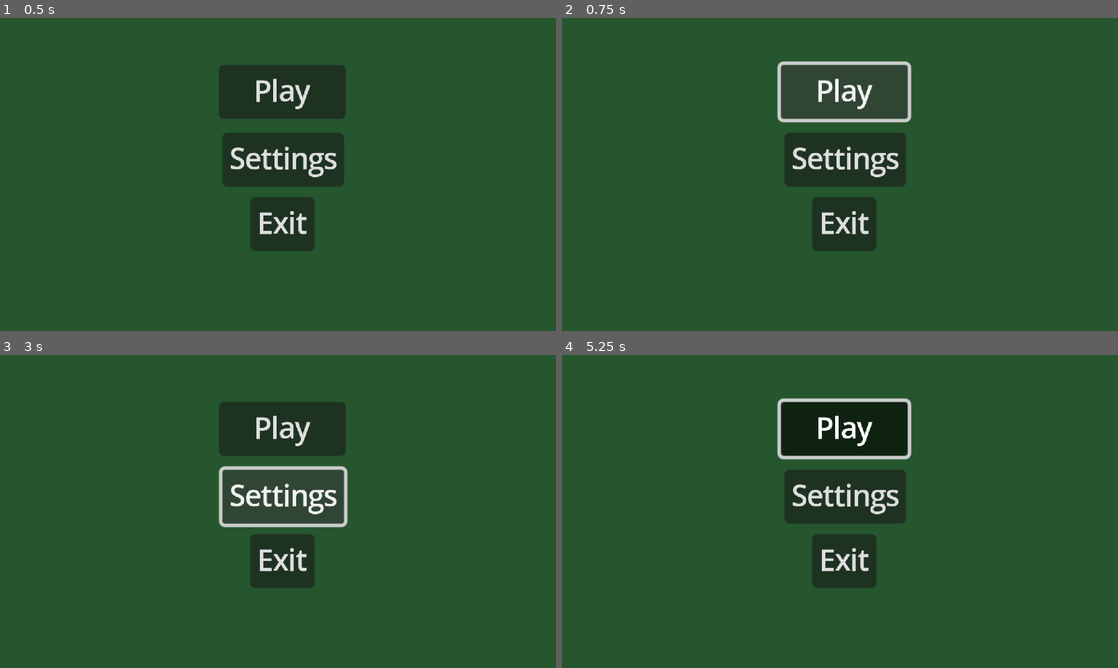
Above: before the commit, frames 1-4 (two rows, left to right).
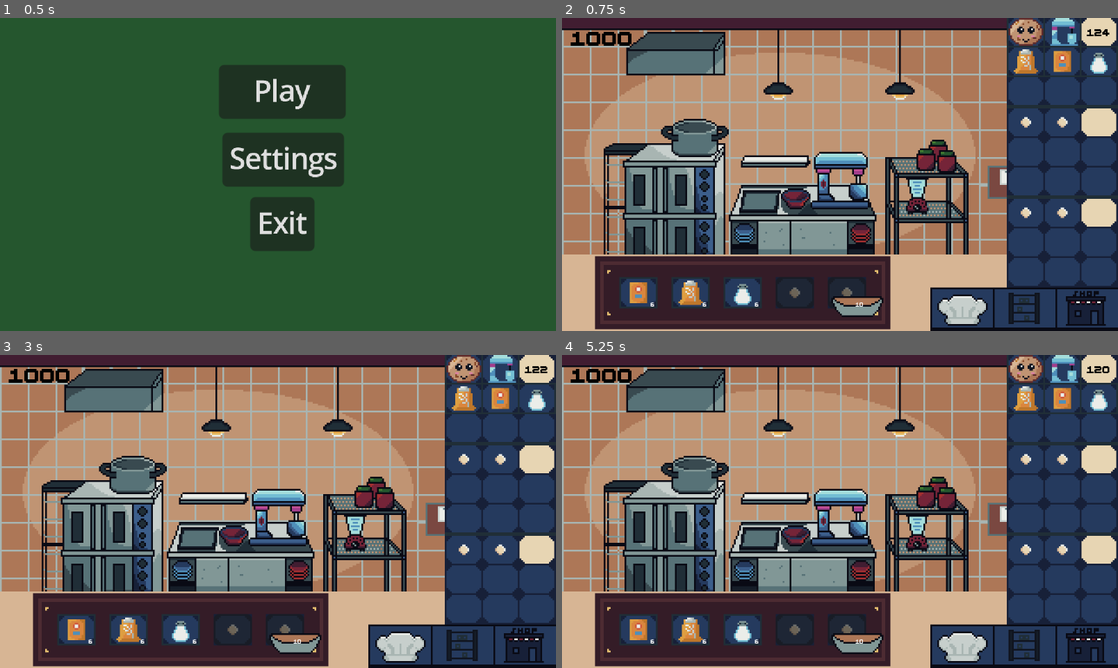
Above: after the commit, the same moments.

Repository: amusci/sweet-treat
Game: Godot game, scene res://Scenes/Areas/UIScenes/title_screen.tscn
Two runs of this game, one before a commit and one after it. Both use one fixed random seed, a clock stepped at 60 frames per second and the inputs below.
Inputs (mouse positions are in pixels of both pictures, inside the frame that each line leads up to):
- Up to frame 1 (0.5 s): no input
- Up to frame 2 (0.75 s): click "Play" at 0.5 s
- Up to frame 3 (3 s): click (283, 430) at 1.25 s, where only the run before the commit has a clickable "Play"; click (283, 430) at 2 s, where only the run before the commit has a clickable "Play"; click (283, 495) at 2.75 s, where only the run before the commit has a clickable "Settings"
- Up to frame 4 (5.25 s): move the mouse to (962, 495) at 3.52 s; click (962, 495) at 3.67 s; drag from (728, 527) to (812, 574) at 4.27 s; move the mouse to (895, 442) at 5.02 s; click (895, 442) at 5.17 s

Frame 1 is identical in both runs. In frame 2, 99% of the frame differs, in the area x 0-100%, y 0-100%; in frame 3, 99%; in frame 4, 99%.
Error before the commit: Invalid access to property or key 'play' on a base object of type 'Node (SFXManager.gd)'. (res://Scripts/UIRelated/title_screen.gd:17)

Commit message:
yeah ima just do this this way idk any other way WHY IS EVERYTHING DIFFERENT SCENES

Diff:
--- a/Scenes/SceneSwitching/scene_buttons.gd
+++ b/Scenes/SceneSwitching/scene_buttons.gd
@@ -8,62 +8,69 @@
 const storage := "res://Scenes/Areas/storage_playground.tscn"
 const shop := "res://Scenes/Areas/shop_playground.tscn"
 
-func _on_baking_button_pressed():
-	if _get_current_scene(bakery):
-		return  # Do nothing if already in bakery
-	if InventorySlot.buttons_disabled == true:
-		return
-
-	InventoryManager.save_all_inventory_slots()
-	#TransitionScreen.transition()
-	#await get_tree().create_timer(1).timeout
-	get_tree().change_scene_to_file(bakery)
-
-func _on_storage_button_pressed():
-	if _get_current_scene(storage):
-		return  # Do nothing if already in storage
-	if InventorySlot.buttons_disabled == true:
-		return
-
-	InventoryManager.save_all_inventory_slots()
-	#TransitionScreen.transition()
-	#await get_tree().create_timer(1).timeout
-	get_tree().change_scene_to_file(storage)
-
-func _on_shop_button_pressed():
-	if _get_current_scene(shop):
-		return  # Do nothing if already in storage
-	if InventorySlot.buttons_disabled == true:
-		return
-
-	InventoryManager.save_all_inventory_slots()
-	#TransitionScreen.transition()
-	#await get_tree().create_timer(1).timeout
-	get_tree().change_scene_to_file(shop)
-
 func _ready():
 	call_deferred("restore_inventory")
-	_update_button_states()  # Update buttons when scene loads
+	update_button_states()  # Update buttons when scene loads
+
+	# Catch disabled button clicks
+	baking_button.gui_input.connect(_on_baking_button_input)
+	storage_button.gui_input.connect(_on_storage_button_input)
+	shop_button.gui_input.connect(_on_shop_button_input)
 
 func restore_inventory():
 	InventoryManager.restore_all_inventory_slots()
 
-func _get_current_scene(scene_path: String) -> bool:
+func get_current_scene(scene_path: String) -> bool:
 	# Helper function to return if we are trying to access the same scene we are in
 	var current_scene = get_tree().current_scene.scene_file_path
 	return current_scene == scene_path
 
-func _update_button_states():
+func update_button_states():
 	# Disable the button for the current scene
-	if _get_current_scene(bakery):
+	if get_current_scene(bakery):
 		baking_button.disabled = true
 		storage_button.disabled = false
 		shop_button.disabled = false
-	elif _get_current_scene(storage):
+	elif get_current_scene(storage):
 		baking_button.disabled = false
 		storage_button.disabled = true
 		shop_button.disabled = false
-	elif _get_current_scene(shop):
+	elif get_current_scene(shop):
 		baking_button.disabled = false
 		storage_button.disabled = false
 		shop_button.disabled = true
+
+# Disabled button handling
+func _on_baking_button_input(event: InputEvent):
+	if event is InputEventMouseButton and event.pressed and event.button_index == MOUSE_BUTTON_LEFT:
+		if get_current_scene(bakery):
+			SfxManager.play_SFX(SfxManager.no)
+
+func _on_storage_button_input(event: InputEvent):
+	if event is InputEventMouseButton and event.pressed and event.button_index == MOUSE_BUTTON_LEFT:
+		if get_current_scene(storage):
+			SfxManager.play_SFX(SfxManager.no)
+
+func _on_shop_button_input(event: InputEvent):
+	if event is InputEventMouseButton and event.pressed and event.button_index == MOUSE_BUTTON_LEFT:
+		if get_current_scene(shop):
+			SfxManager.play_SFX(SfxManager.no)
+
+# Connected buttons
+func _on_baking_button_pressed():
+	if InventorySlot.buttons_disabled == true:
+		return
+	InventoryManager.save_all_inventory_slots()
+	get_tree().change_scene_to_file(bakery)
+
+func _on_storage_button_pressed():
+	if InventorySlot.buttons_disabled == true:
+		return
+	InventoryManager.save_all_inventory_slots()
+	get_tree().change_scene_to_file(storage)
+
+func _on_shop_button_pressed():
+	if InventorySlot.buttons_disabled == true:
+		return
+	InventoryManager.save_all_inventory_slots()
+	get_tree().change_scene_to_file(shop)
--- a/Scripts/Singleton/SFXManager.gd
+++ b/Scripts/Singleton/SFXManager.gd
@@ -4,6 +4,13 @@
 var current_song: AudioStream
 var current_volume: float = 0.3
 const SAVE_FILE = "user://settings.ini"
+
+const play = preload("uid://72jwyxf5swbd")
+const no = preload("res://Assets/SFX/no.wav")
+const click = preload("res://Assets/SFX/click.wav")
+
+
+
 
 func _ready():
 	# On ready we make a new audio stream player and load our volume
--- a/default_bus_layout.tres
+++ b/default_bus_layout.tres
@@ -1,12 +1,12 @@
 [gd_resource type="AudioBusLayout" format=3 uid="uid://7wjt2tvs22ed"]
 
 [resource]
-bus/0/volume_db = -2.91688
+bus/0/volume_db = -4.50411
 bus/1/name = &"Music"
 bus/1/solo = false
 bus/1/mute = false
 bus/1/bypass_fx = false
-bus/1/volume_db = -2.51026
+bus/1/volume_db = -80.0
 bus/1/send = &"Master"
 bus/2/name = &"SFX"
 bus/2/solo = false
Not shown, changed: Assets/SFX/No.wav.import
